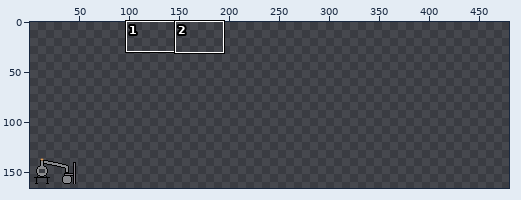
Sprite sheet: Assets/brewing station.png. Above: a wide view before the commit, with the close-up outlined.
Close-up. The starting point:
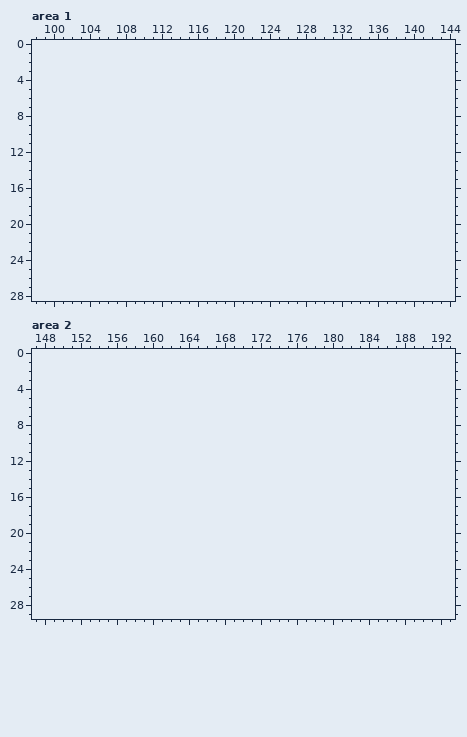
The file is 48x27 pixels. Shown: area 1: x 98..144, y 0..28; area 2: x 147..193, y 0..29. The old version is drawn lined up with the new one, on the new canvas. The wide view leaves out empty margins. The commit also changed other parts of the picture, which this record leaves out.
The same view after the edit:
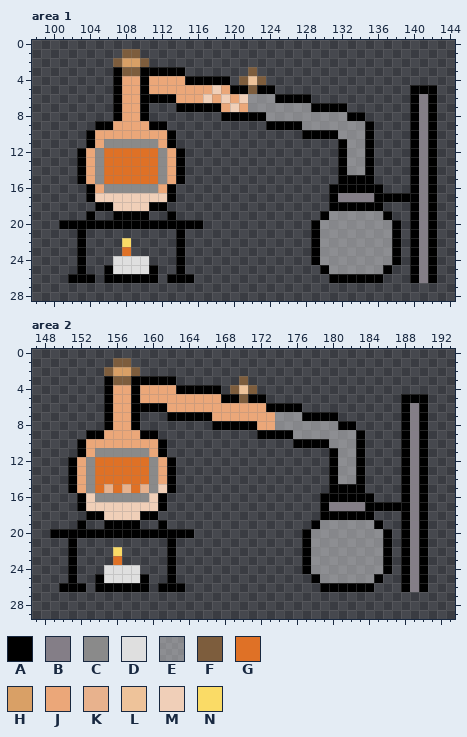
Palette (. is transparent): A #000000  B #847e87  C #8a8a8a  D #dfdfdf  E #ffffff62  F #7d5d3d  G #df7126  H #d9a066  J #eba779  K #e8b28d  L #eec39a  M #f0cfb8  N #fadb66
Difference:
canvas 48x27 -> 480x270, the old top-left corner now at 0,135
Changed rows in their new state; - is an unchanged pixel.
Area 1:
first column x 101:
 1 -------FF---------------------------------
 2 ------FHHF--------------------------------
 3 ------AFFAAAAA-------F--------------------
 4 ------AJJAJJJJAAAAA-FLF-------------------
 5 ------AJJAJJJJJJJMJAAFAA---------------AAA
 6 ------AJJAAAAJJJMJMJMEEEAAAA-----------ABA
 7 ------AJJA---AAAAAJMJEEEEEEEAAAA-------ABA
 8 ------AJJA--------AAAAAEEEEEEEEEAA-----ABA
 9 ----AAJJJJAA-----------AAAAEEEEEEEA----ABA
10 ---AJJJJJJJJA--------------AAAAEEEA----ABA
11 ---AJCCCCCCJA------------------AEEA----ABA
12 --AJCGGGGGGCJA-----------------AEEA----ABA
13 --AJCGGGGGGCJA-----------------AEEA----ABA
14 --AJCGGGGGGCJA-----------------AEEA----ABA
15 --AJCGGGGGGCJA-----------------AAAA----ABA
16 ---AJCCCCCCJA-----------------AAAAAA---ABA
17 ---AMMMMMMMMA-----------------ABBBBAAAAABA
18 ----AAMMMMAA------------------AAAAAA---ABA
19 ---A--AAAA--A----------------AEEEEEEA--ABA
20 AAAAAAAAAAAAAAAA------------AEEEEEEEEA-ABA
21 --A----------A--------------AEEEEEEEEA-ABA
22 --A----N-----A--------------AEEEEEEEEA-ABA
23 --A----G-----A--------------AEEEEEEEEA-ABA
24 --A---DDDD---A--------------AEEEEEEEEA-ABA
25 --A--ADDDDA--A---------------AEEEEEEA--ABA
26 -AAA-AAAAAA-AAA---------------AAAAAA---ABA
Area 2:
first column x 149:
 1 -------FF---------------------------------
 2 ------FHHF--------------------------------
 3 ------AFFAAAAA-------F--------------------
 4 ------AJJAJJJJAAAAA-FLF-------------------
 5 ------AJJAJJJJJJJJJAAFAA---------------AAA
 6 ------AJJAAAAJJJJJJJJJJJAAAA-----------ABA
 7 ------AJJA---AAAAAJJJJJJJEEEAAAA-------ABA
 8 ------AJJA--------AAAAAJJEEEEEEEAA-----ABA
 9 ----AAJJJJAA-----------AAAAEEEEEEEA----ABA
10 ---AJJJJJJJJA--------------AAAAEEEA----ABA
11 ---AJCCCCCCJA------------------AEEA----ABA
12 --AJCGGGGGGCJA-----------------AEEA----ABA
13 --AJCGGGGGGCJA-----------------AEEA----ABA
14 --AJCGGGGGGCJA-----------------AEEA----ABA
15 --AJCGKGKGKCMA-----------------AAAA----ABA
16 ---AMCCCCCCMA-----------------AAAAAA---ABA
17 ---AMMMMMMMMA-----------------ABBBBAAAAABA
18 ----AAMMMMAA------------------AAAAAA---ABA
19 ---A--AAAA--A----------------AEEEEEEA--ABA
20 AAAAAAAAAAAAAAAA------------AEEEEEEEEA-ABA
21 --A----------A--------------AEEEEEEEEA-ABA
22 --A----N-----A--------------AEEEEEEEEA-ABA
23 --A----G-----A--------------AEEEEEEEEA-ABA
24 --A---DDDD---A--------------AEEEEEEEEA-ABA
25 --A--ADDDDA--A---------------AEEEEEEA--ABA
26 -AAA-AAAAAA-AAA---------------AAAAAA---ABA
Changed places in both close-ups, as pixel boxes (x1, y1, x2, y2):
added: (59, 49, 437, 283)
added: (50, 358, 428, 592)
